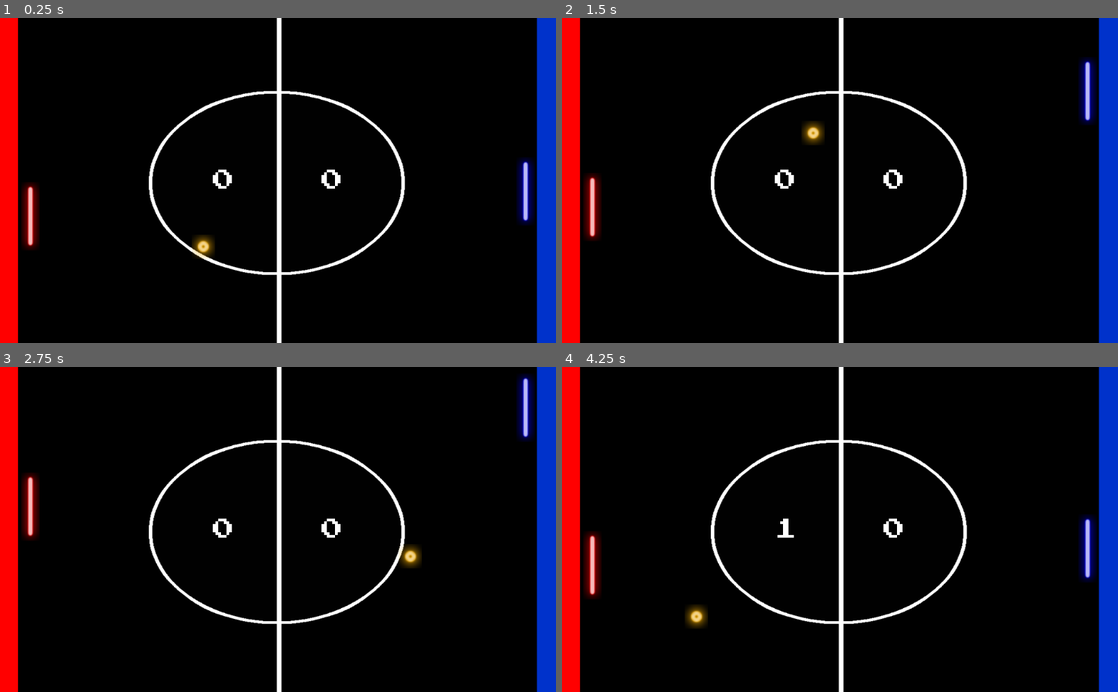
Above: before the commit, frames 1-4 (two rows, left to right).
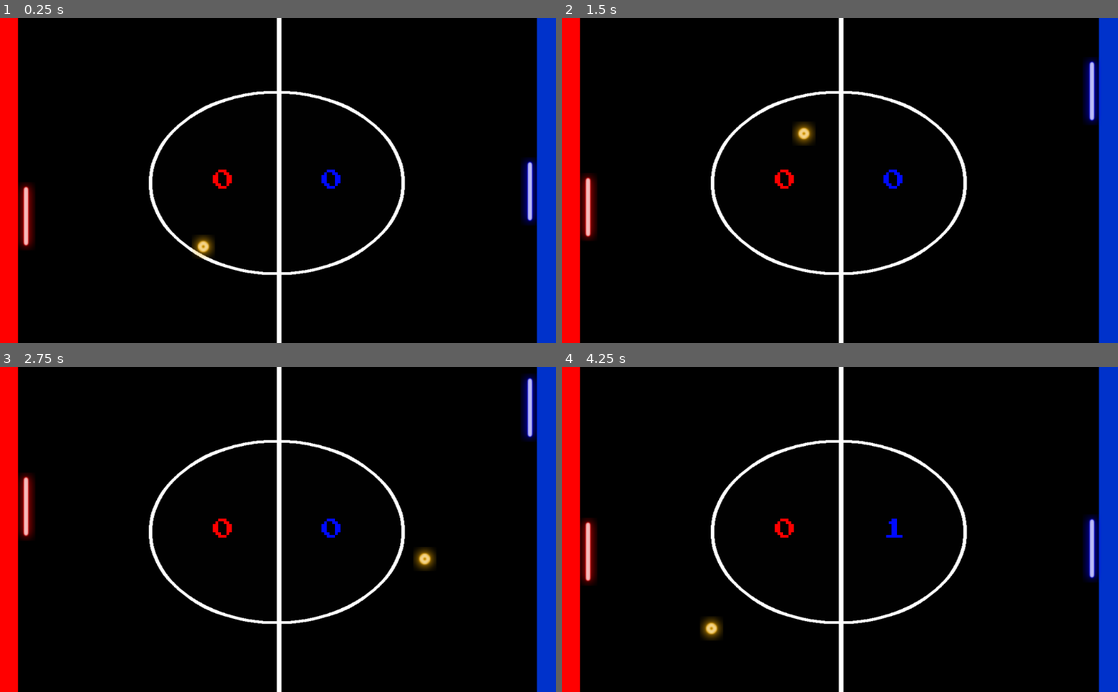
Above: after the commit, the same moments.

Repository: MeCodeMyself/godotpong
Game: Godot game, scene res://World.tscn
Same seed, same stepped clock (60 frames per second), same inputs: the game is played once before the commit and once after it. The engine's default icon, where the game draws it, is replaced by a stand-in: a white triangle on a blue panel in a dark square.
Inputs:
- Up to frame 1 (0.25 s): no input
- Up to frame 2 (1.5 s): hold Up (ui_up) 0.53-1.28 s; hold Down (ui_down) from 1.28 s (still down)
- Up to frame 3 (2.75 s): release Down (ui_down) at 2.03 s; hold Up (ui_up) from 2.03 s (still down)
- Up to frame 4 (4.25 s): release Up (ui_up) at 3.53 s; hold Down (ui_down) from 3.53 s (still down)

The runs differ from the first frame. In frame 1, 1.6% of the frame differs, in the area x 3-97%, y 43-71%; in frame 2, 1.9%; in frame 3, 2.0%; in frame 4, 2.3%, in the area x 3-97%, y 45-85%.

Commit message:
Fixed scoring, changed font colors to correlate teams.
Simple stuff, I'm afraid to admit that this took me a good 5 minutes to fix.

Diff:
--- a/GodotPong/World.tscn
+++ b/GodotPong/World.tscn
@@ -38,8 +38,9 @@
 [node name="PlayerScore" type="Label" parent="."]
 anchor_right = 1.0
 anchor_bottom = 1.0
-margin_left = -200.0
+margin_left = 200.0
 custom_fonts/font = SubResource( 6 )
+custom_colors/font_color = Color( 0, 0.0431373, 1, 1 )
 text = "Test"
 align = 1
 valign = 1
@@ -50,8 +51,10 @@
 [node name="OpponentScore" type="Label" parent="."]
 anchor_right = 1.0
 anchor_bottom = 1.0
-margin_left = 200.0
+margin_left = -200.0
 custom_fonts/font = SubResource( 6 )
+custom_colors/font_color = Color( 1, 0, 0, 1 )
+custom_colors/font_outline_modulate = Color( 0, 0, 0, 1 )
 text = "Test"
 align = 1
 valign = 1
@@ -60,7 +63,7 @@
 }
 
 [node name="Player" type="KinematicBody2D" parent="."]
-position = Vector2( 968, 320 )
+position = Vector2( 976, 320 )
 script = ExtResource( 3 )
 __meta__ = {
 "_edit_group_": true
@@ -114,7 +117,7 @@
 autoplay = true
 
 [node name="Opponent" type="KinematicBody2D" parent="."]
-position = Vector2( 56, 320 )
+position = Vector2( 48, 320 )
 script = ExtResource( 7 )
 __meta__ = {
 "_edit_group_": true
